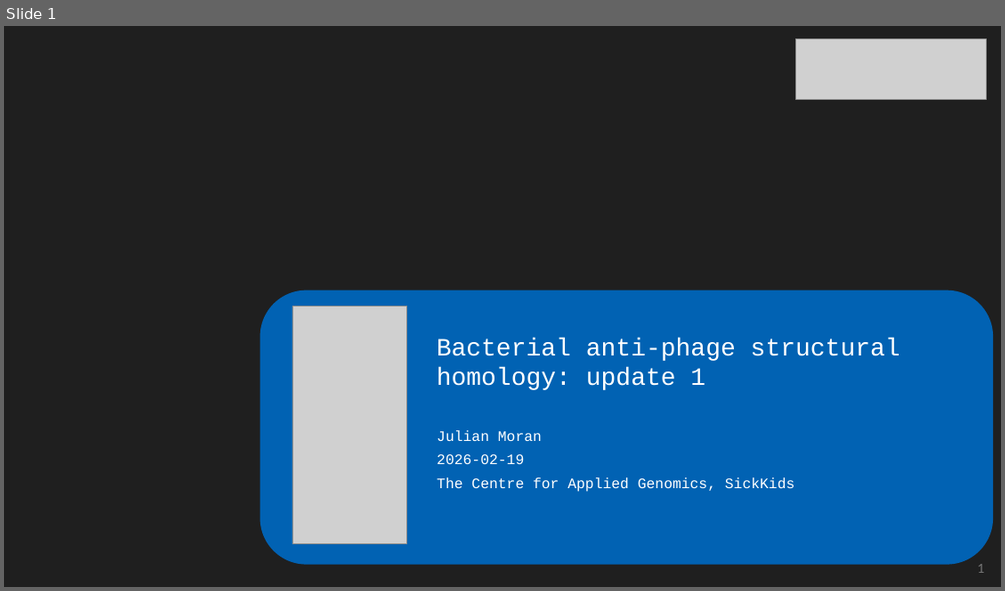
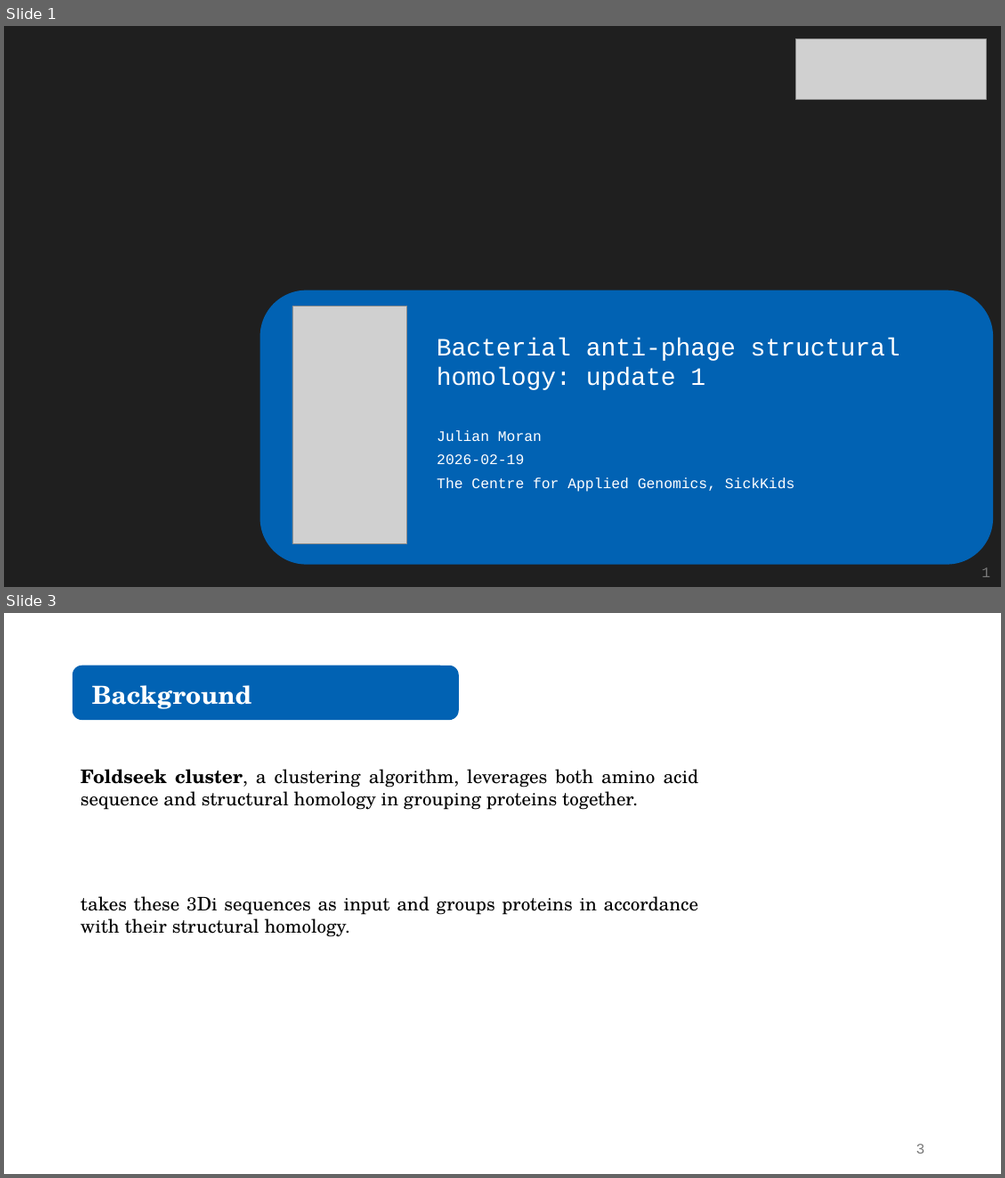
Before and after one commit to juliandeanmoran/BISSH, a slide deck: vis/reports/2026-02-18_projectUpdate_1.pptx. Shown one above the other, each under a label of ours: slide 1 before the commit, slides 1 and 3 after it; the slides between them are not shown. The pictures are 1005x591 and 1005x1178 pixels, drawn with LibreOffice and Linux fonts; fonts in the diff are those of the drawing; grey boxes stand for pictures; background and template pictures are left out. Boxes give left, top, right and bottom in pixels: in the first picture for what was removed or moved away, otherwise in the second. Text is boxed around its words. In the diff, an @@ line names an element or a change of style, - is before the commit and + after.

Commit message:
Completed background slide on Foldseek.

```diff
--- a/vis/reports/2026-02-18_projectUpdate_1.pptx
+++ b/vis/reports/2026-02-18_projectUpdate_1.pptx
@@ slide 3 added at (4,613,1001,1174), background #FFFFFF @@
@@ rounded rectangle added at (73,666,458,719), fill #0162B3, outline #0162B3 1.5 pt @@
@@ text added at (92,685,251,709), 24 pt, text #FFFFFF, bold @@
+Background
@@ text added at (81,769,699,937), 18 pt, text #000000 @@
+Foldseek cluster, a clustering algorithm, leverages both amino acid sequence and structural homology in grouping proteins together.
+takes these 3Di sequences as input and groups proteins in accordance with their structural homology.
@@ page number added at (916,1143,925,1153), 14 pt, text #797979 @@
+3
@@ slide 1 changed as well @@
@@ page number at (981,567,990,577): size 12 to 14 pt, font Lato to Courier New @@
```
Also in this commit, not shown: 1 other slide changed, 2 other slides added, 1 slide removed.
